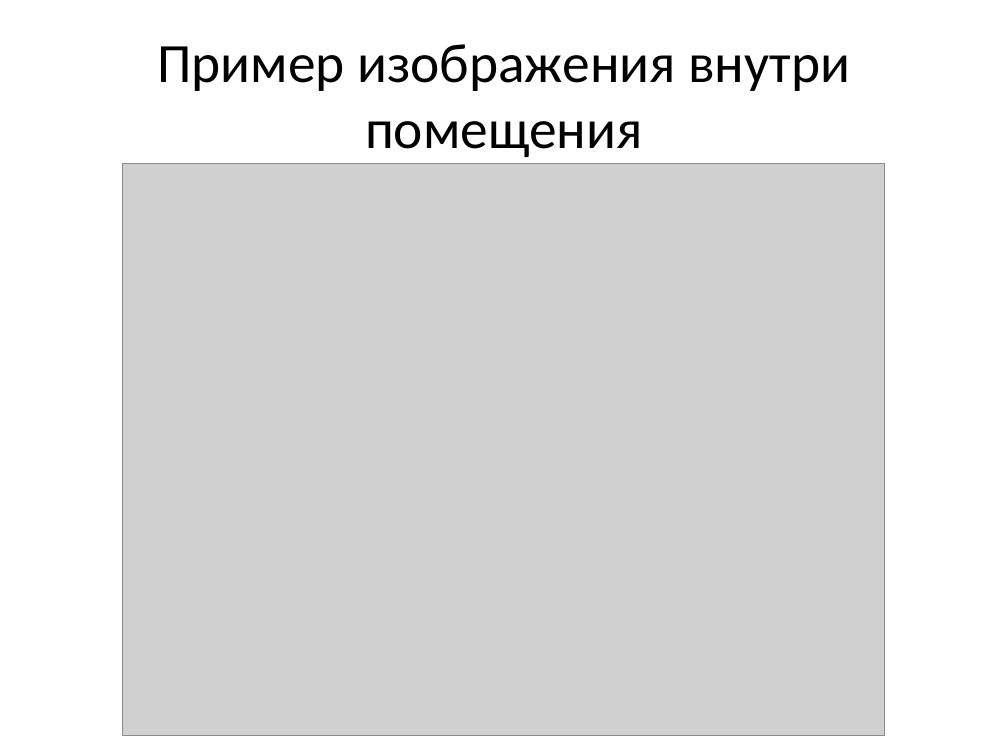
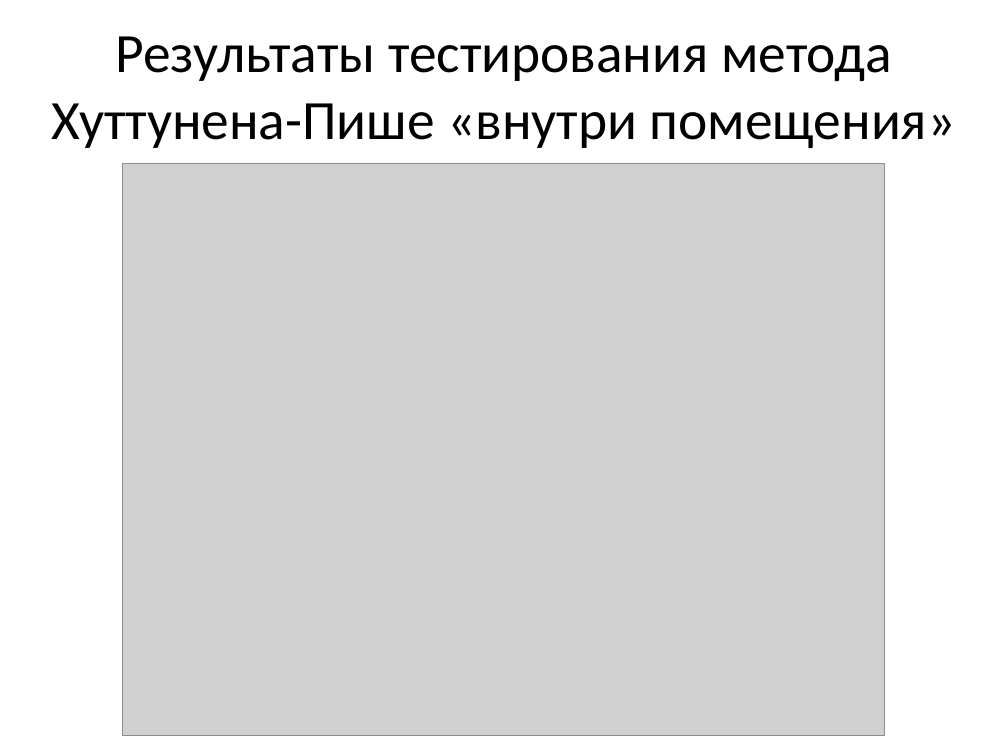
Before and after one commit to pkuderov/gyrocam, a slide deck: slide 13 of presentation.pptx. Drawn at 1008x756 pixels with LibreOffice and Linux fonts; fonts in the diff are those of the drawing; grey boxes stand for pictures. Boxes give left, top, right and bottom in pixels: in the first picture for what was removed or moved away, otherwise in the second. Text is boxed around its words. In the diff, an @@ line names an element or a change of style, - is before the commit and + after.

```diff
--- a/presentation.pptx
+++ b/presentation.pptx
@@ title at bbox=[52, 36, 956, 148]: text changed @@
-Пример изображения внутри помещения
+Результаты тестирования метода Хуттунена-Пише «внутри помещения»
```
Also in this commit, not shown: 8 other slides changed, 1 other file.
